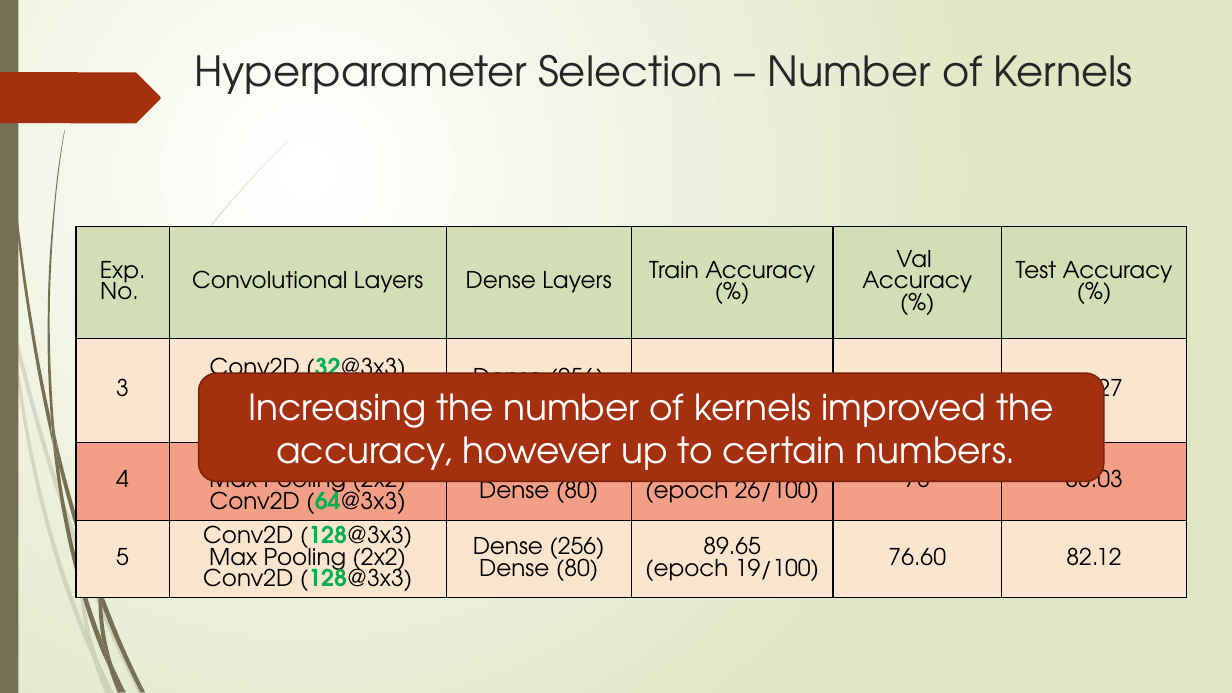
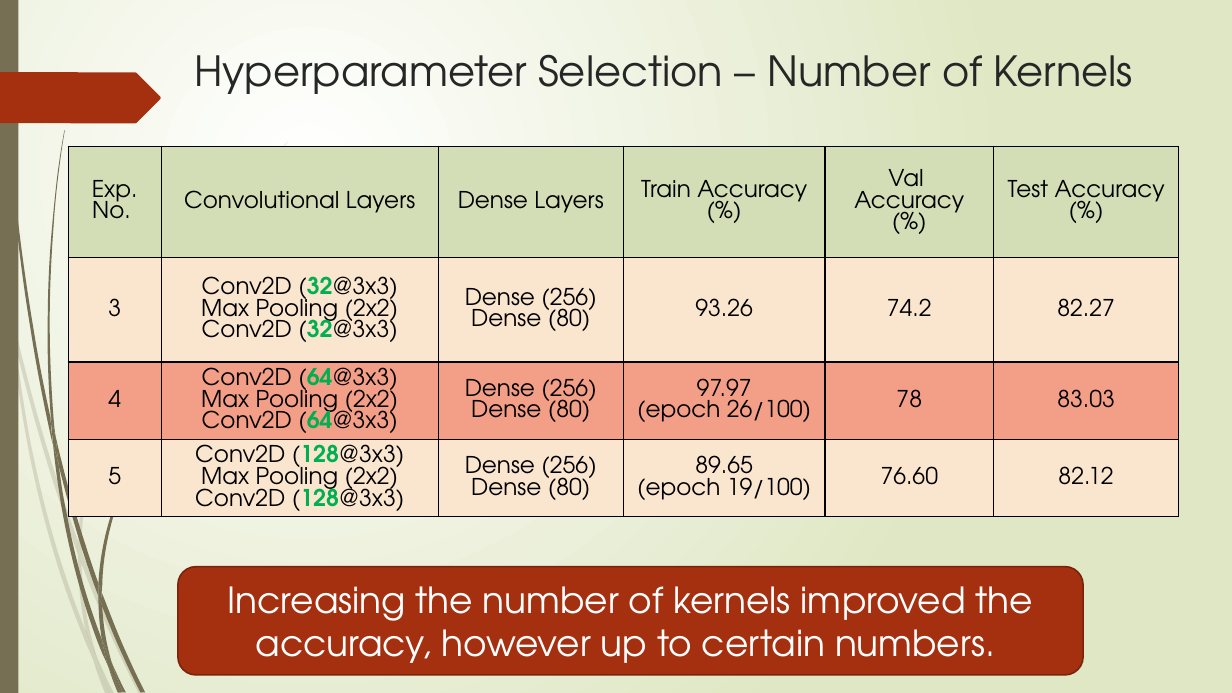
Before and after one commit to snehalpimple/skincancer_cnn_transferlearning, a slide deck: slide 5 of Project_SkinCancer_CNN_TransferLearning_SnehalPimple copy 2.pptx. Drawn at 1232x693 pixels with LibreOffice and Linux fonts; fonts in the diff are those of the drawing. Boxes give left, top, right and bottom in pixels: in the first picture for what was removed or moved away, otherwise in the second. Text is boxed around its words. In the diff, an @@ line names an element or a change of style, - is before the commit and + after.

```diff
--- a/Project_SkinCancer_CNN_TransferLearning_SnehalPimple copy 2.pptx
+++ b/Project_SkinCancer_CNN_TransferLearning_SnehalPimple copy 2.pptx
@@ table moved from (x1=76, y1=227, x2=1186, y2=628) to (x1=68, y1=146, x2=1178, y2=547) @@
@@ rounded rectangle "Increasing the number of kernels ..." moved from (x1=199, y1=373, x2=1104, y2=482) to (x1=178, y1=567, x2=1084, y2=675) @@
```
Also in this commit, not shown: 2 other slides changed, 22 other files.
